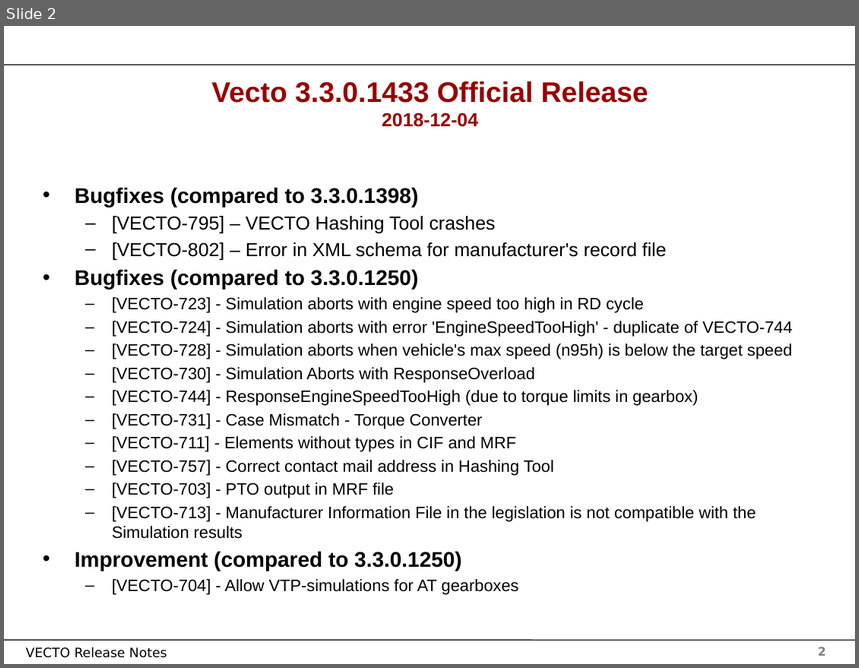
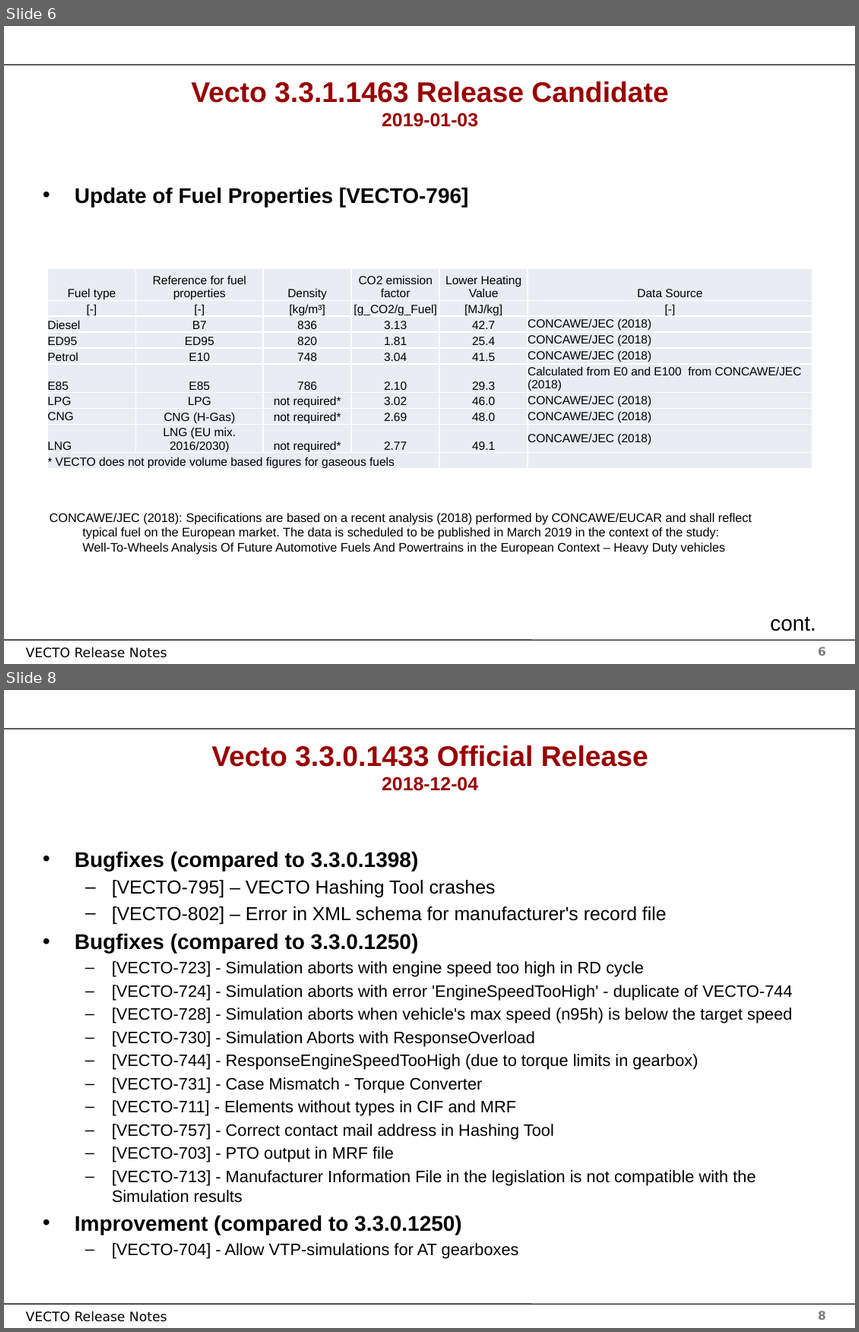
Before and after one commit to tanawadeatharva/BharatVECTO, a slide deck: Documentation/User Manual Source/Release Notes Vecto3.x.pptx. Shown one above the other, each under a label of ours: slide 2 before the commit, slides 6 and 8 after it; the slides between them are not shown. The pictures are 859x668 and 859x1332 pixels, drawn with LibreOffice and Linux fonts; fonts in the diff are those of the drawing; background and template pictures are left out. Boxes give left, top, right and bottom in pixels: in the first picture for what was removed or moved away, otherwise in the second. Text is boxed around its words. In the diff, an @@ line names an element or a change of style, - is before the commit and + after.

```diff
--- a/Documentation/User Manual Source/Release Notes Vecto3.x.pptx
+++ b/Documentation/User Manual Source/Release Notes Vecto3.x.pptx
@@ slide 6 added at [4,26,855,664], background #FFFFFF; not listed: 4 template elements that a slide beside it also shows @@
@@ title added at [191,81,668,127], 24 pt, text #990000, bold @@
+Vecto 3.3.1.1463 Release Candidate
+2019-01-03
@@ text added at [75,187,469,207], 18 pt, text #000000, bold @@
+• Update of Fuel Properties [VECTO-796]
@@ table added at [47,268,814,471], 10 rows, 6 columns @@
+Fuel type | Reference for fuel properties | Density | CO2 emission factor | Lower Heating Value | Data Source
+[-] | [-] | [kg/m³] | [g_CO2/g_Fuel] | [MJ/kg] | [-]
+Diesel | B7 | 836 | 3.13 | 42.7 | CONCAWE/JEC (2018)
+ED95 | ED95 | 820 | 1.81 | 25.4 | CONCAWE/JEC (2018)
+Petrol | E10 | 748 | 3.04 | 41.5 | CONCAWE/JEC (2018)
+E85 | E85 | 786 | 2.10 | 29.3 | Calculated from E0 and E100 from CONCAWE/JEC (2018)
+LPG | LPG | not required* | 3.02 | 46.0 | CONCAWE/JEC (2018)
+CNG | CNG (H-Gas) | not required* | 2.69 | 48.0 | CONCAWE/JEC (2018)
+LNG | LNG (EU mix. 2016/2030) | not required* | 2.77 | 49.1 | CONCAWE/JEC (2018)
+* VECTO does not provide volume based figures for gaseous fuels |  |  |  |  | 
@@ text added at [50,513,752,555], 10.5 pt, text #000000 @@
+CONCAWE/JEC (2018): Specifications are based on a recent analysis (2018) performed by CONCAWE/EUCAR and shall reflect typical fuel on the European market. The data is scheduled to be published in March 2019 in the context of the study:
+Well-To-Wheels Analysis Of Future Automotive Fuels And Powertrains in the European Context – Heavy Duty vehicles
@@ text added at [770,617,816,632], 18 pt, text #000000 @@
+cont.
@@ what was slide 2 is now slide 8 @@
@@ page number at [818,1311,826,1320]: text changed @@
-2
+8
```
Also in this commit, not shown: 1 slide changed, 5 other slides added, 19 other files.
